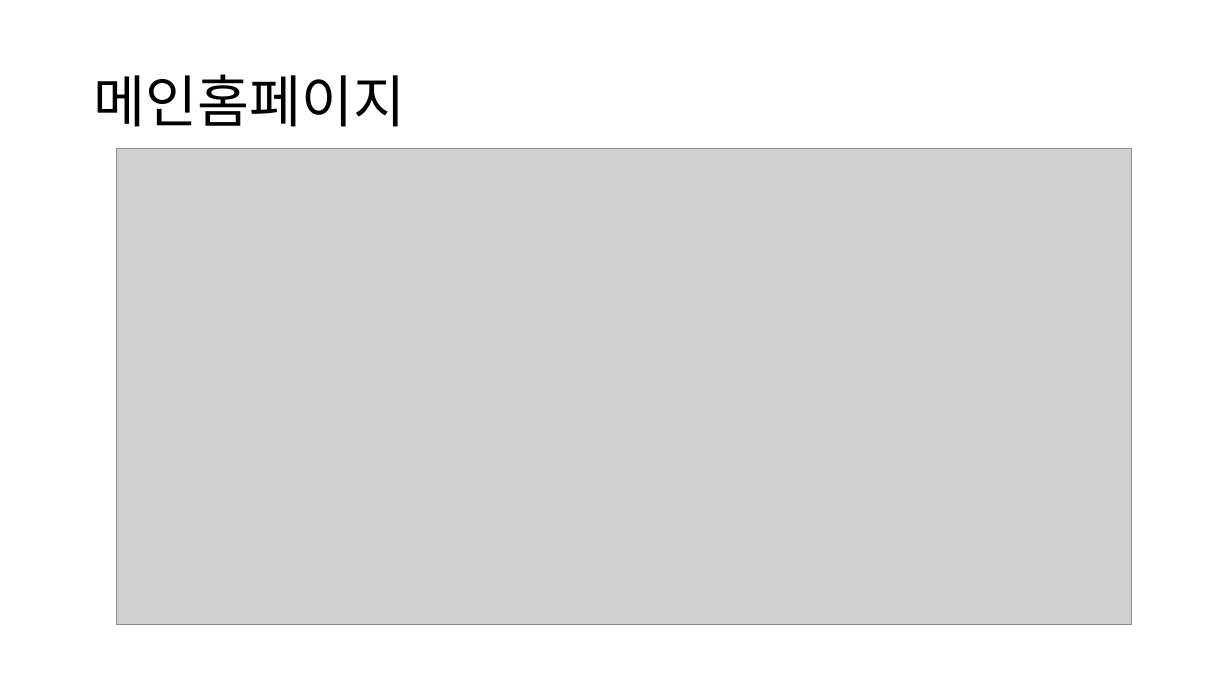
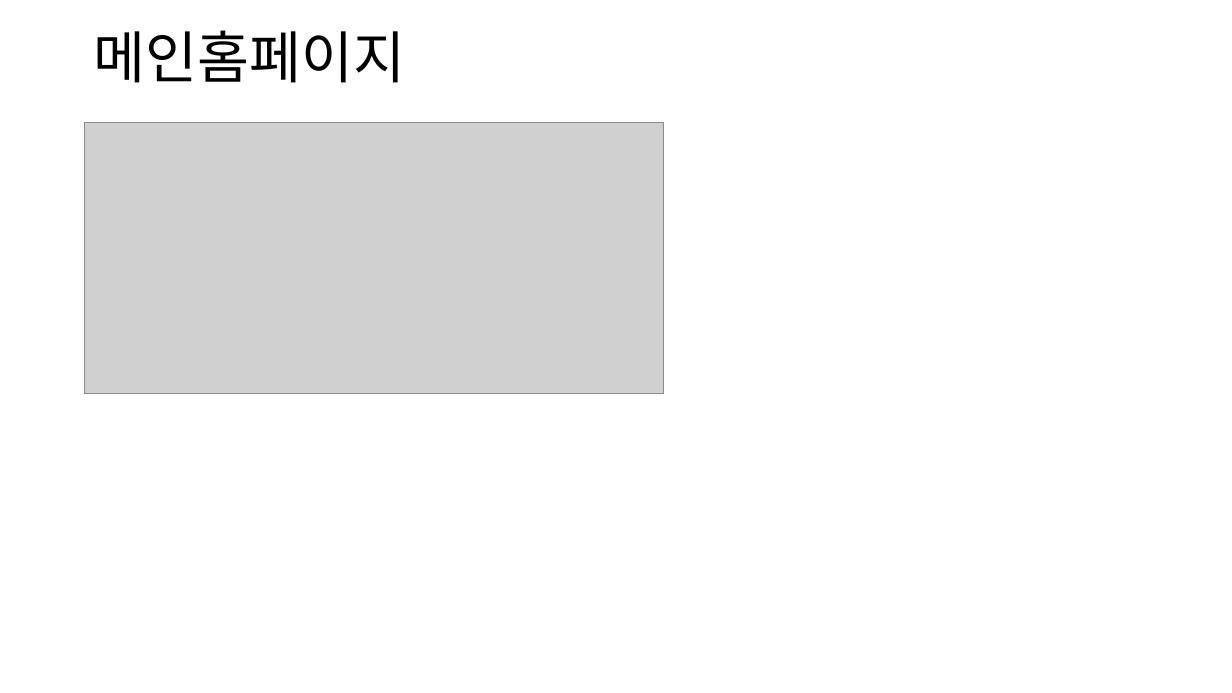
Before and after one commit to NALASAI/SelfIntroduction, a slide deck: slide 5 of 1조 project 포트폴리오(이력서용).pptx. Drawn at 1232x693 pixels with LibreOffice and Linux fonts; fonts in the diff are those of the drawing; grey boxes stand for pictures. Boxes give left, top, right and bottom in pixels: in the first picture for what was removed or moved away, otherwise in the second. Text is boxed around its words. In the diff, an @@ line names an element or a change of style, - is before the commit and + after.

Commit message:
포트폴리오(1.125)

```diff
--- a/1조 project 포트폴리오(이력서용).pptx
+++ b/1조 project 포트폴리오(이력서용).pptx
@@ title "메인홈페이지": place and size @@
-title "메인홈페이지" at <box>94,74,406,127</box>
+title "메인홈페이지" at <box>94,30,406,83</box>
@@ picture: place and size @@
-picture at <box>116,149,1132,624</box>
+picture at <box>85,123,665,394</box>
```
Also in this commit, not shown: 5 other slides changed.
